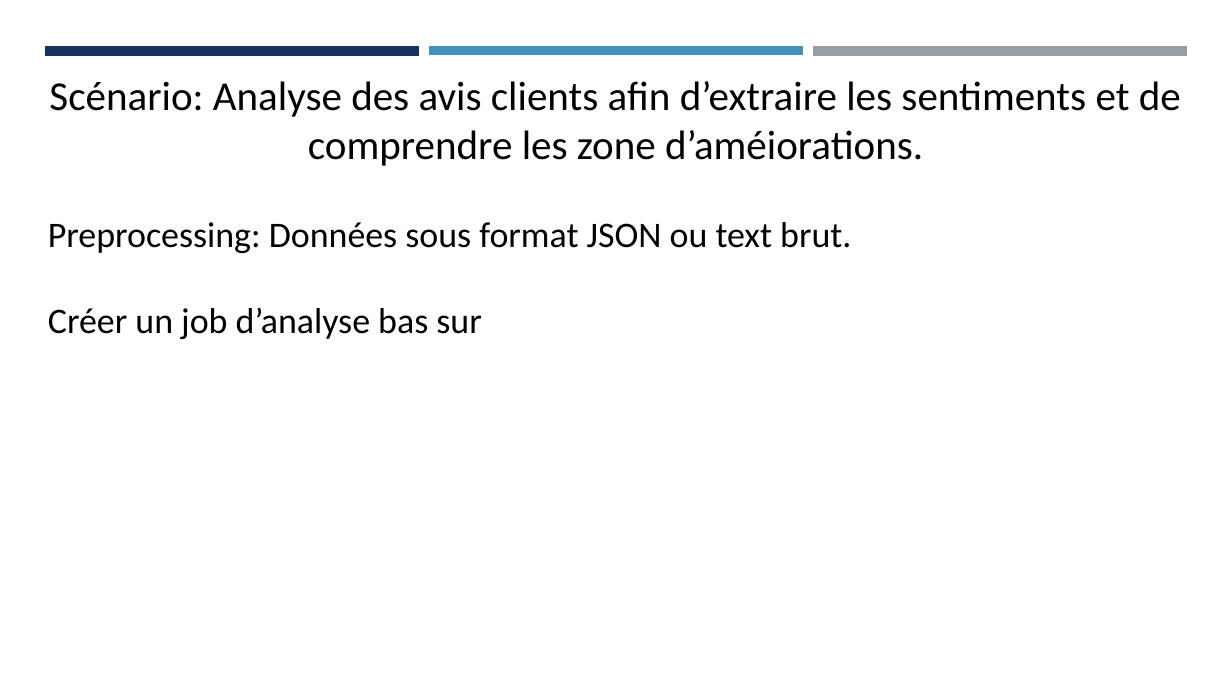
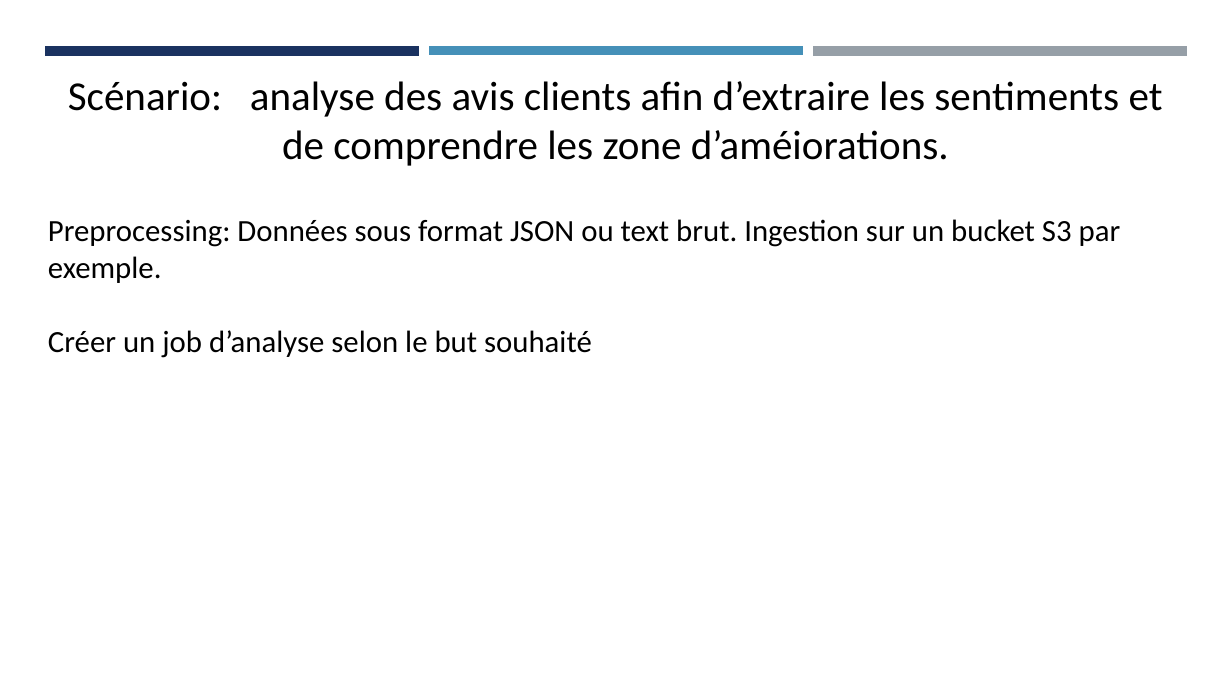
Before and after one commit to Jmuhleman/pw_CLD, a slide deck: slide 5 of workshop/AWS Comprehend.odp. Drawn at 1232x693 pixels with LibreOffice and Linux fonts; fonts in the diff are those of the drawing. Boxes give left, top, right and bottom in pixels: in the first picture for what was removed or moved away, otherwise in the second. Text is boxed around its words. In the diff, an @@ line names an element or a change of style, - is before the commit and + after.

Commit message:
progress

```diff
--- a/workshop/AWS Comprehend.odp
+++ b/workshop/AWS Comprehend.odp
@@ text at bbox=[48, 81, 1163, 358]: text changed; size 32 to 24 pt @@
-Scénario: Analyse des avis clients afin d’extraire les sentiments et de comprendre les zone d’améiorations.
-Preprocessing: Données sous format JSON ou text brut.
-Créer un job d’analyse bas sur
+Scénario: analyse des avis clients afin d’extraire les sentiments et de comprendre les zone d’améiorations.
+Preprocessing: Données sous format JSON ou text brut. Ingestion sur un bucket S3 par exemple.
+Créer un job d’analyse selon le but souhaité
```
Also in this commit, not shown: 1 other slide changed, 1 slide added, 1 slide removed.
